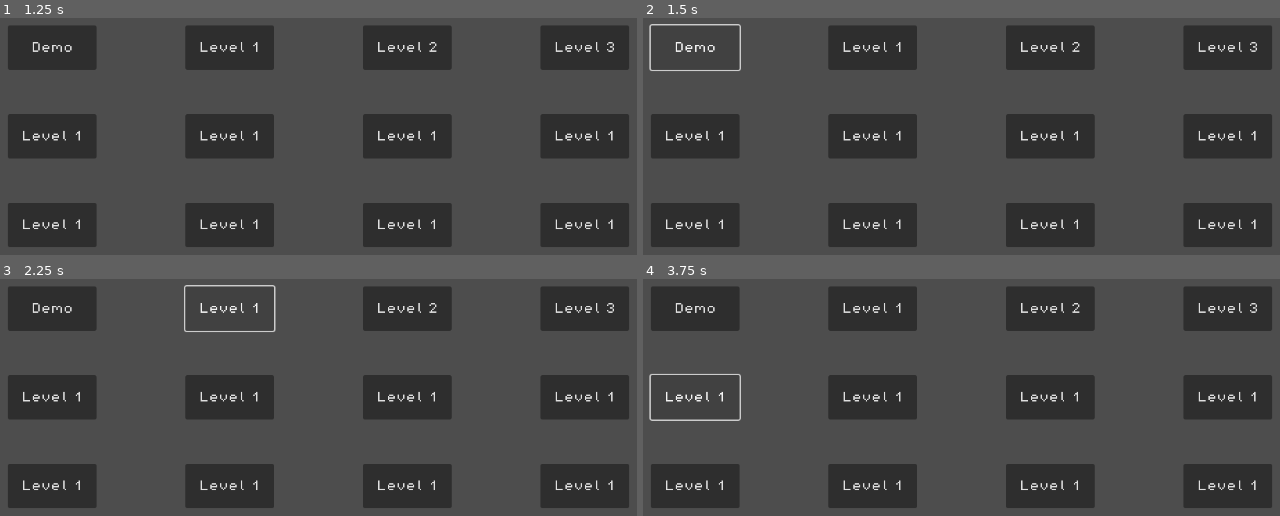
Above: before the commit, frames 1-4 (two rows, left to right).
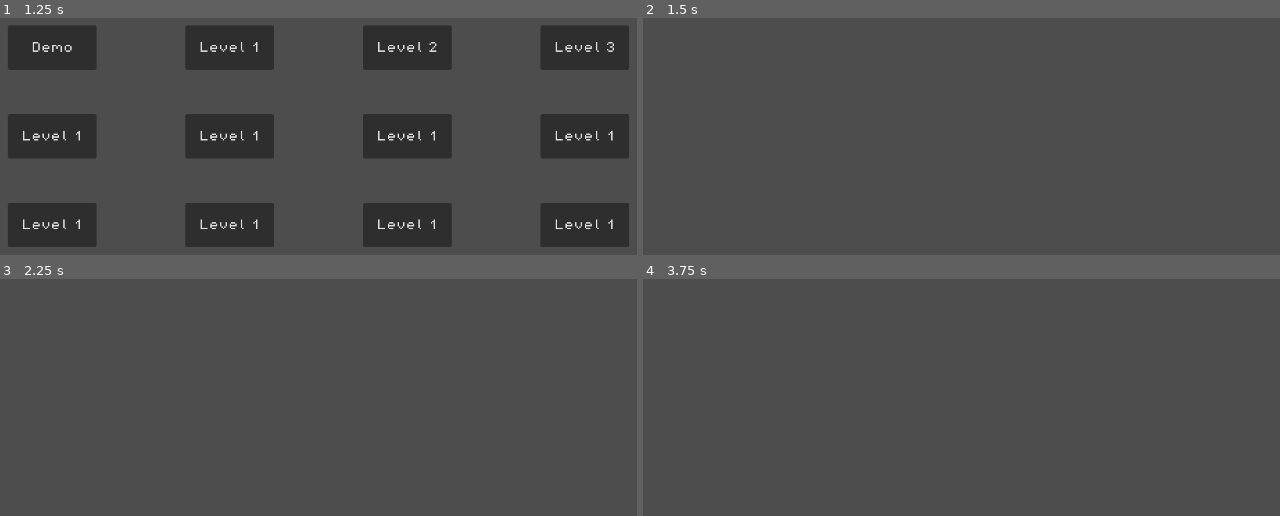
Above: after the commit, the same moments.

Repository: Bwgga/Overleaf
Game: Godot game, scene res://scenes/main_page.tscn
Same seed, same stepped clock (60 frames per second), same inputs: the game is played once before the commit and once after it.
Inputs (mouse positions are in pixels of both pictures, inside the frame that each line leads up to):
- Up to frame 1 (1.25 s): click "Play" at 0.5 s
- Up to frame 2 (1.5 s): click "Demo" at 1.25 s
- Up to frame 3 (2.25 s): click (229, 309) at 2 s, where only the run before the commit has a clickable "Level 1"
- Up to frame 4 (3.75 s): click (872, 309) at 2.75 s, where only the run before the commit has a clickable "Level 1"; click (693, 397) at 3.5 s, where only the run before the commit has a clickable "Level 1"

Frame 1 is identical in both runs. In frame 2, 28% of the frame differs, in the area x 0-99%, y 2-97%; in frame 3, 28%; in frame 4, 28%, in the area x 0-99%, y 3-97%.

Commit message:
Connect button from Levels page to demo level

Diff:
--- /dev/null
+++ b/scenes/demo_lvl.tscn
@@ -0,0 +1,3 @@
+[gd_scene format=3 uid="uid://dclwgks66ksgb"]
+
+[node name="Demo_lvl" type="Node2D"]
--- a/scenes/levels_page.tscn
+++ b/scenes/levels_page.tscn
@@ -1,8 +1,10 @@
-[gd_scene load_steps=2 format=3 uid="uid://ibq485h7cn8w"]
+[gd_scene load_steps=3 format=3 uid="uid://ibq485h7cn8w"]
 
+[ext_resource type="Script" path="res://scripts/levels_page.gd" id="1_fetbp"]
 [ext_resource type="FontFile" uid="uid://dkcdht4s7cl25" path="res://assets/brackeys_platformer_assets/fonts/PixelOperator8.ttf" id="1_gbdfo"]
 
 [node name="Levels page" type="Node2D"]
+script = ExtResource("1_fetbp")
 
 [node name="Camera2D" type="Camera2D" parent="."]
 
@@ -99,3 +101,5 @@
 offset_bottom = 128.0
 theme_override_fonts/font = ExtResource("1_gbdfo")
 text = "Level 1"
+
+[connection signal="pressed" from="Level Buttons/Demo Level" to="." method="_on_demo_level_pressed"]
--- /dev/null
+++ b/scripts/levels_page.gd
@@ -0,0 +1,5 @@
+extends Node2D
+
+
+func _on_demo_level_pressed():
+	get_tree().change_scene_to_file("res://scenes/demo_lvl.tscn")
